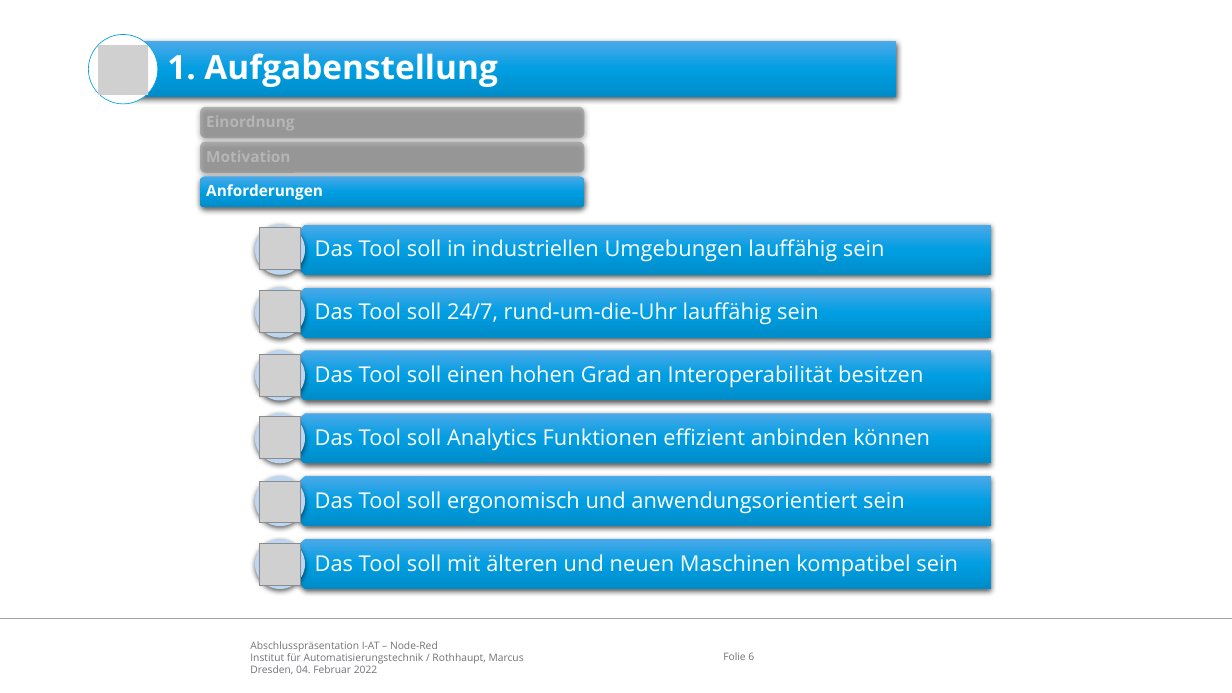
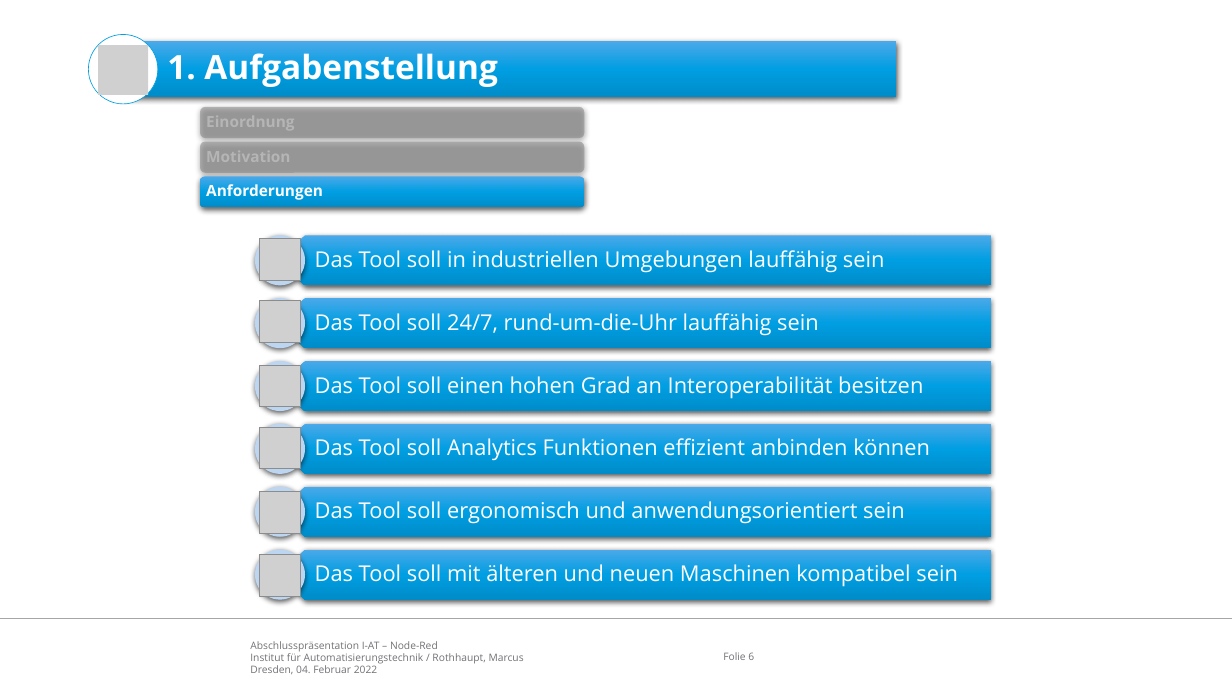
Before and after one commit to appist-dev/agteletud-node-red, a slide deck: slide 6 of docs/presentation/Abschlusspräsentation Node-Red.pptx. Drawn at 1232x693 pixels with LibreOffice and Linux fonts; fonts in the diff are those of the drawing; grey boxes stand for pictures; background and template pictures are left out. Boxes give left, top, right and bottom in pixels: in the first picture for what was removed or moved away, otherwise in the second. Text is boxed around its words. In the diff, an @@ line names an element or a change of style, - is before the commit and + after.

```diff
--- a/docs/presentation/Abschlusspräsentation Node-Red.pptx
+++ b/docs/presentation/Abschlusspräsentation Node-Red.pptx
@@ 6 pictures, 6 texts, 6 pentagon arrows, 6 ellipses moved together from (x1=255, y1=225, x2=991, y2=589) to (x1=255, y1=236, x2=991, y2=600) @@
```
Also in this commit, not shown: 8 other slides changed, 2 slides added, 1 other file.
